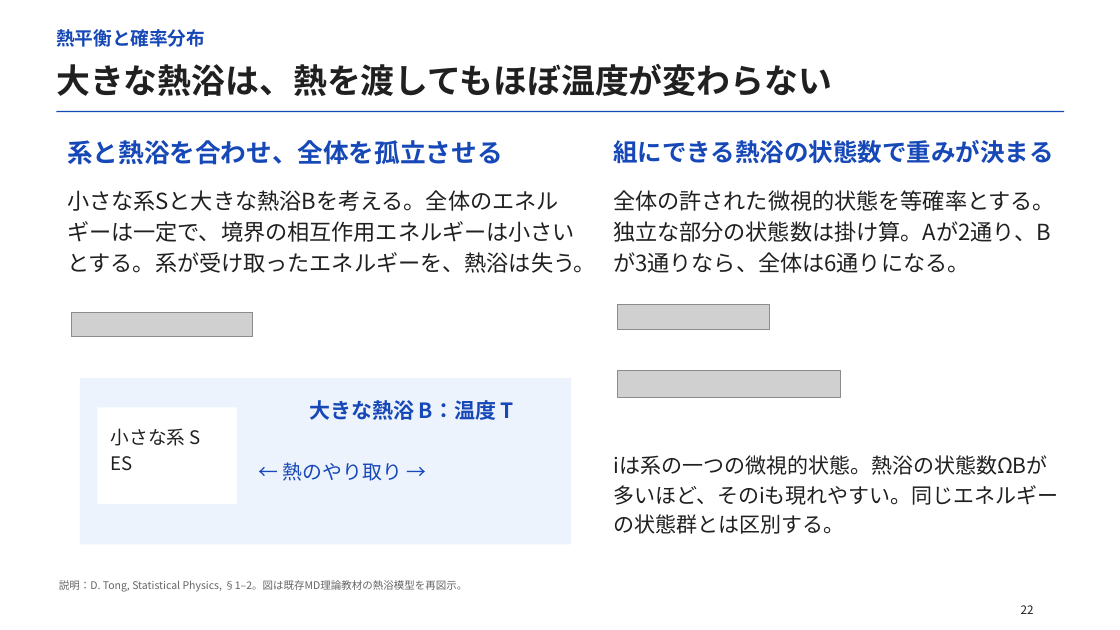
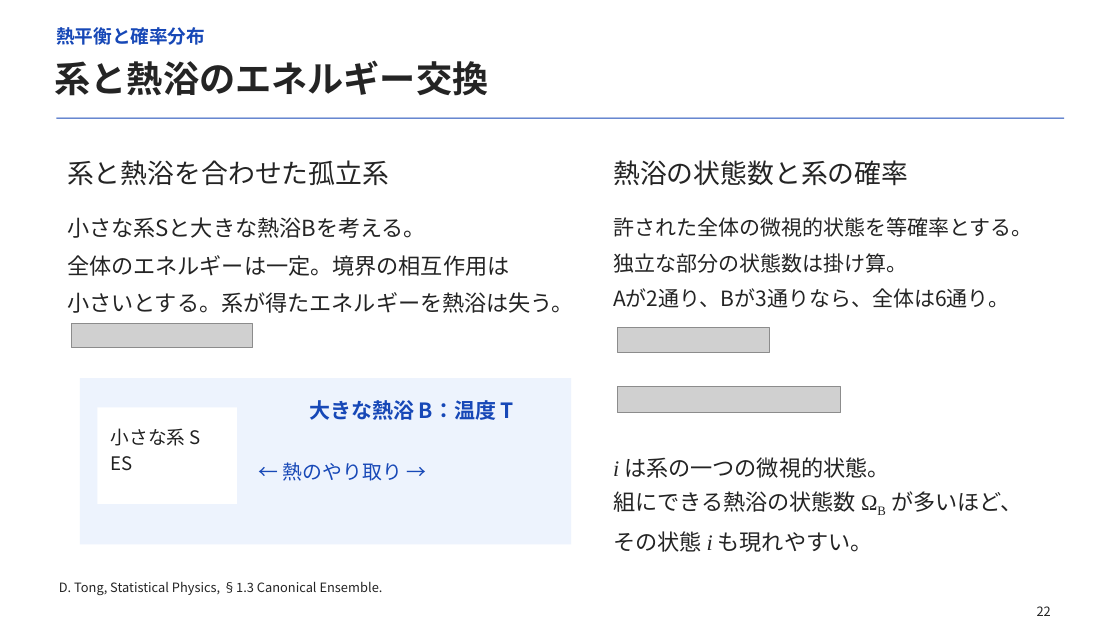
Before and after one commit to matsunagalab/lecture_bioinfo, a slide deck: slide 22 of 09_分子の相互作用と構造の安定性/09_分子の相互作用と構造の安定性.pptx. Drawn at 1120x630 pixels with LibreOffice and Linux fonts; fonts in the diff are those of the drawing; grey boxes stand for pictures. Boxes give left, top, right and bottom in pixels: in the first picture for what was removed or moved away, otherwise in the second. Text is boxed around its words. In the diff, an @@ line names an element or a change of style, - is before the commit and + after.

```diff
--- a/09_分子の相互作用と構造の安定性/09_分子の相互作用と構造の安定性.pptx
+++ b/09_分子の相互作用と構造の安定性/09_分子の相互作用と構造の安定性.pptx
@@ text at [55, 60, 489, 96]: text changed; size 29 to 31 pt; text colour #202020 to #242424 @@
-大きな熱浴は、熱を渡してもほぼ温度が変わらない
+系と熱浴のエネルギー交換
@@ rectangle: place and size @@
-rectangle at [56, 111, 1065, 112]
+rectangle at [56, 118, 1065, 118]
@@ text at [67, 160, 389, 185]: text changed; size 22 to 23 pt; text colour #1748B7 to #242424; bold off @@
-系と熱浴を合わせ、全体を孤立させる
+系と熱浴を合わせた孤立系
@@ text at [613, 160, 908, 186]: text changed; size 21 to 23 pt; text colour #1748B7 to #242424; bold off @@
-組にできる熱浴の状態数で重みが決まる
+熱浴の状態数と系の確率
@@ text at [67, 217, 574, 313]: text changed; text colour #202020 to #242424 @@
-小さな系Sと大きな熱浴Bを考える。全体のエネルギーは一定で、境界の相互作用エネルギーは小さいとする。系が受け取ったエネルギーを、熱浴は失う。
+小さな系Sと大きな熱浴Bを考える。
+全体のエネルギーは一定。境界の相互作用は
+小さいとする。系が得たエネルギーを熱浴は失う。
@@ text at [613, 217, 1032, 308]: text changed; size 19 to 18 pt; text colour #202020 to #242424 @@
-全体の許された微視的状態を等確率とする。独立な部分の状態数は掛け算。Aが2通り、Bが3通りなら、全体は6通りになる。
+許された全体の微視的状態を等確率とする。
+独立な部分の状態数は掛け算。
+Aが2通り、Bが3通りなら、全体は6通り。
@@ picture: place and size @@
-picture at [71, 313, 253, 337]
+picture at [71, 323, 253, 348]
@@ picture: place and size @@
-picture at [618, 305, 770, 329]
+picture at [618, 328, 770, 352]
@@ picture: place and size @@
-picture at [618, 371, 841, 397]
+picture at [618, 386, 841, 413]
@@ text at [613, 457, 1023, 552]: text changed; size 18 to 19 pt; text colour #202020 to #242424 @@
-iは系の一つの微視的状態。熱浴の状態数ΩBが多いほど、そのiも現れやすい。同じエネルギーの状態群とは区別する。
+i は系の一つの微視的状態。
+組にできる熱浴の状態数 ΩB が多いほど、
+その状態 i も現れやすい。
@@ text at [59, 581, 383, 595]: text changed; size 9 to 11 pt; text colour #666666 to #242424 @@
-説明：D. Tong, Statistical Physics, §1–2。図は既存MD理論教材の熱浴模型を再図示。
+D. Tong, Statistical Physics, §1.3 Canonical Ensemble.
@@ text "22" at [1037, 606, 1051, 616]: size 10 to 11 pt, text colour #202020 to #242424; alignment left to centre; line spacing 14pt to 1.18 @@
```
Also in this commit, not shown: 52 other slides changed, 3 slides added, 1 slide removed, 3 other files.
